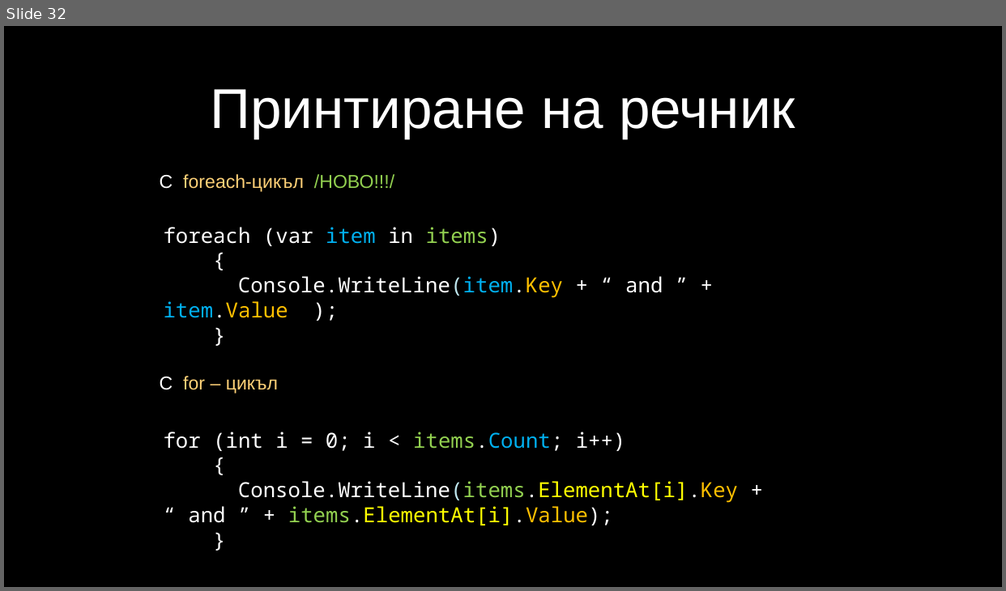
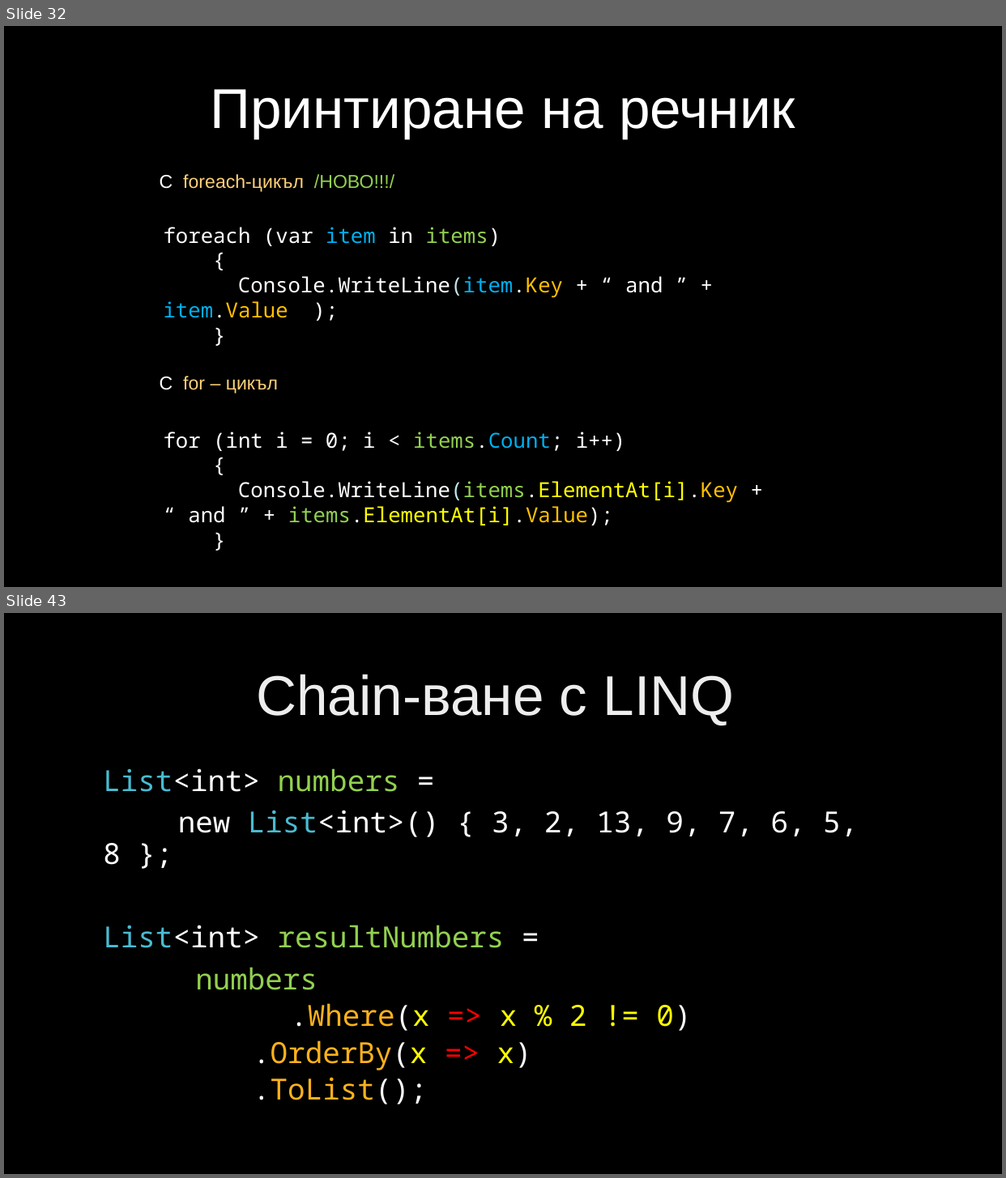
Before and after one commit to velizar92/CSharp-Programming-Presentations, a slide deck: C# Intermediate.pptx. Shown one above the other, each under a label of ours: slide 32 before the commit, slides 32 and 43 after it; the slides between them are not shown. The pictures are 1006x591 and 1006x1178 pixels, drawn with LibreOffice and Linux fonts; fonts in the diff are those of the drawing; background and template pictures are left out. Boxes give left, top, right and bottom in pixels: in the first picture for what was removed or moved away, otherwise in the second. Text is boxed around its words. In the diff, an @@ line names an element or a change of style, - is before the commit and + after.

Commit message:
LINQ + Lambda expression

```diff
--- a/C# Intermediate.pptx
+++ b/C# Intermediate.pptx
@@ slide 43 added at bbox=[4, 613, 1002, 1174], background picture (left out) @@
@@ title added at bbox=[256, 674, 735, 726], 54 pt, text gradient #BFBFBF to #EDEDED to #FFFFFF @@
+Chain-ване с LINQ
@@ text added at bbox=[103, 769, 858, 1105], 28 pt, text #FFFFFF @@
+List<int> numbers =
+new List<int>() { 3, 2, 13, 9, 7, 6, 5, 8 };
+List<int> resultNumbers =
+numbers
+  .Where(x => x % 2 != 0)
+    .OrderBy(x => x)
+    .ToList();
```
Also in this commit, not shown: 1 slide changed, 9 other slides added.
